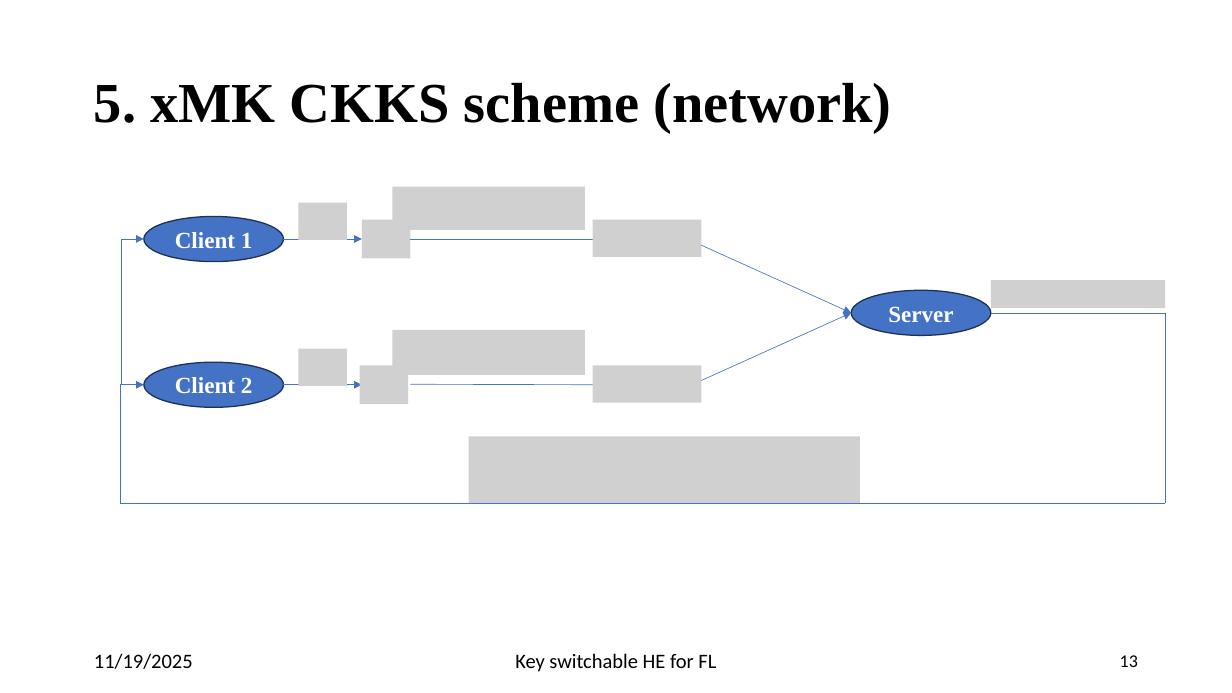
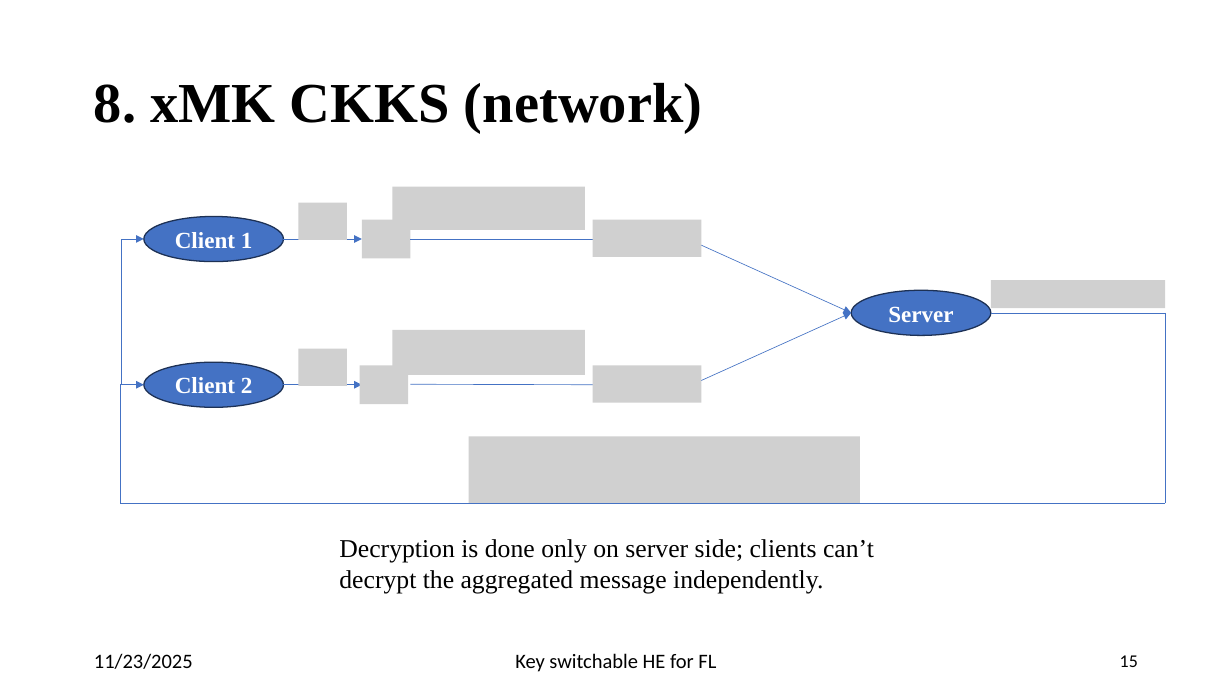
Before and after one commit to pyb0b/master-thesis-report, a slide deck: slide 15 of Final Presentation.pptx (slide 13 before the commit). Drawn at 1232x693 pixels with LibreOffice and Linux fonts; fonts in the diff are those of the drawing; grey boxes stand for pictures. Boxes give left, top, right and bottom in pixels: in the first picture for what was removed or moved away, otherwise in the second. Text is boxed around its words. In the diff, an @@ line names an element or a change of style, - is before the commit and + after.

```diff
--- a/Final Presentation.pptx
+++ b/Final Presentation.pptx
@@ title at (x1=94, y1=82, x2=702, y2=133): text changed @@
-5. xMK CKKS scheme (network)
+8. xMK CKKS (network)
@@ text added at (x1=339, y1=539, x2=874, y2=593), 20 pt, text #000000 @@
+Decryption is done only on server side; clients can’t decrypt the aggregated message independently.
@@ text at (x1=94, y1=653, x2=193, y2=669): text changed @@
-11/19/2025
+11/23/2025
@@ page number at (x1=1120, y1=655, x2=1138, y2=667): text changed @@
-13
+15
```
Also in this commit, not shown: 17 other slides changed, 5 slides added, 1 slide removed.
